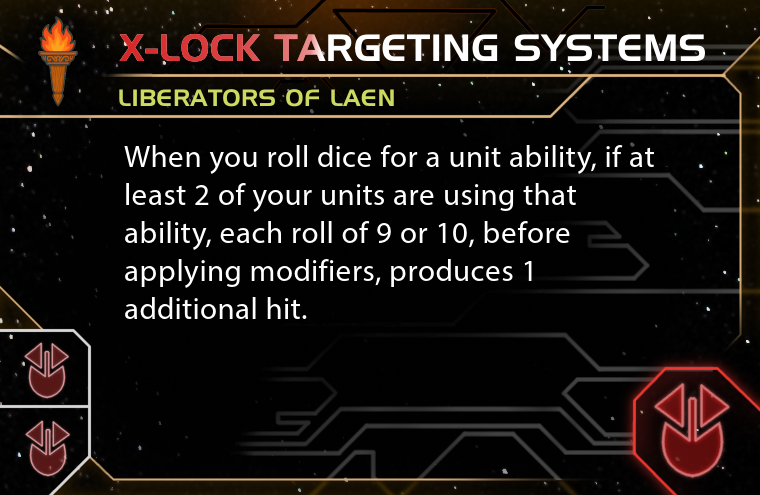
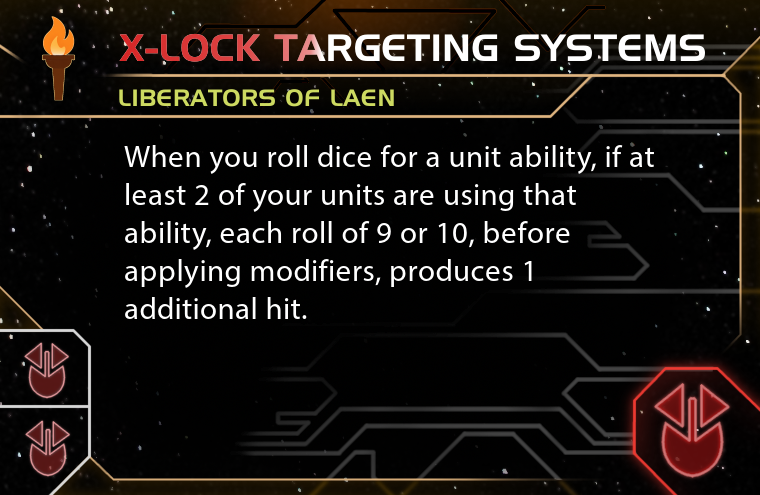
Before/after of a 760 x 495 layered artwork. What changed in the layer stack:
hid "icon3.png copy" over [38, 16, 78, 107]
showed "icon.png copy" over [41, 16, 76, 102]